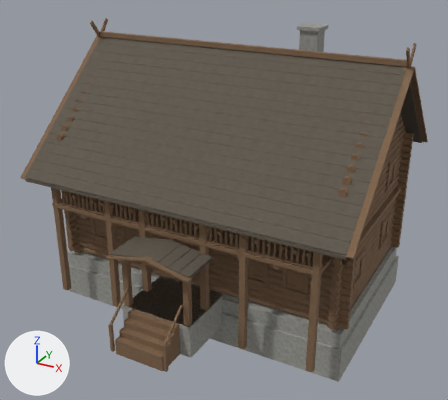
Two versions of the glTF model assets/buildings/forest-city-v1/t1.glb, one commit apart.
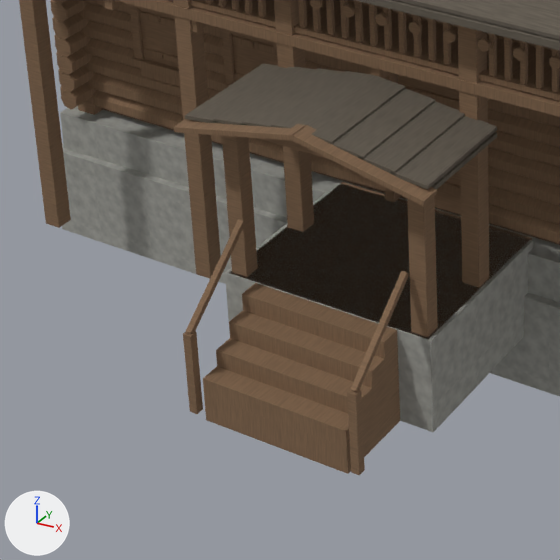
Each version appears first whole from a 50 mm camera at (12.2, -21.71, 14.9) aimed at (0.52, -0.48, 4.29), and next in a close-up on the part from 11% to 52% of the width and 54% to 100% of the height. The axes (+X, +Y, +Z) are drawn at lower left. The lights are the same throughout. The first two pictures are the older version. Where no turn or scale is listed for an object, it has been applied to the vertices. Vertices at exactly the same position are counted once.

Names of what the first close-up shows: 'T1_entry_step', 'T1_foundation', 'T1_frame', 'T1_gable', 'T1_gallery', 'T1_gallery.001', 'T1_porch', 'T1_porch.001', 'T1_railing', 'T1_roof', 'T1_shell', 'T1_shutter' and 3 more.
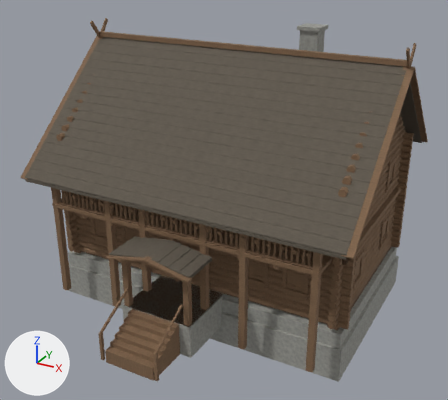
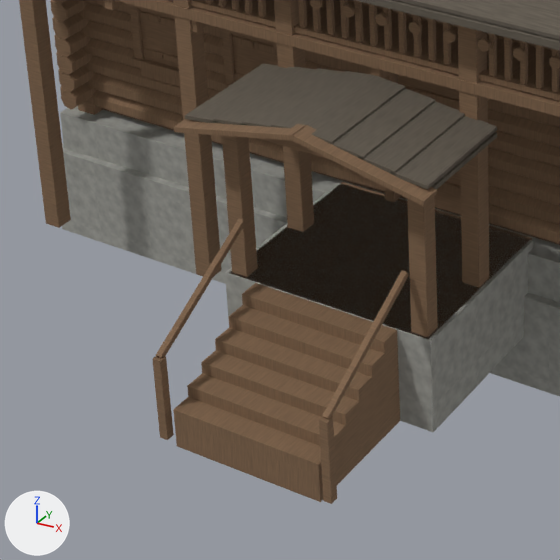
Location of each change, (x1, y1, x2, y2) in pixels of the close-ups (560 x 560 px; the box of a moved part takes in the faces that stretch with it):
'T1_entry_step', reshaped (15% wider, 15% taller): before (203, 283, 400, 474); after (173, 283, 400, 502)
'T1_railing', reshaped: before (171, 0, 560, 475); after (152, 0, 560, 504)
part 1 of me_t1_entry_step, built on: before (203, 310, 384, 474); after (173, 305, 384, 502)
part 2 of me_t1_railing, moved or reshaped: before (183, 331, 203, 414); after (152, 356, 174, 440)
part 3 of me_t1_railing, moved or reshaped: before (347, 389, 365, 475); after (319, 417, 337, 504)
part 4 of me_t1_railing, moved or reshaped: before (186, 219, 246, 333); after (156, 219, 246, 358)
part 5 of me_t1_railing, moved or reshaped: before (351, 271, 409, 392); after (322, 270, 409, 419)

Edits to the bpy script that builds the scene:
```text
Change me_t1_entry_step:
    used by ob_t1_entry_step; location = (0.0, 0.0, 0.0)
    remove me_t1_entry_step.from_pydata(...)  # 26 vertices, 48 faces; spans x -1.1..1.1, y -6.3..-5.1, z -0.4..1.0
    add me_t1_entry_step.from_pydata(...)  # 38 vertices, 72 faces; spans x -1.1..1.1, y -6.9..-5.1, z -0.4..1.0
    me_t1_entry_step part 1
    2 vertices are removed from x -1.1..1.1, y -6.0, z 0.25
    14 faces are deleted
    4 vertices in x -1.1..1.1, y -5.7..-5.4, z 0.75 move by (0.0, 0.0, 0.08)
    4 vertices move from x -1.1..1.1, y -6.3..-5.7, z 0.25..0.5 to x -1.1..1.1, y -6.3..-5.7, z 0.5..0.67
    14 vertices are added at x -1.1..1.1, y -6.9..-6.0, z -0.4..0.67
    38 new faces join them
Change me_t1_railing:
    used by ob_t1_railing; location = (0.0, 0.0, 0.0)
    remove me_t1_railing.from_pydata(...)  # 400 vertices, 600 faces; spans x -6.1..6.1, y -6.36..-3.58, z -0.3..5.0
    add me_t1_railing.from_pydata(...)  # 400 vertices, 600 faces; spans x -6.1..6.1, y -6.96..-3.58, z -0.3..5.0
    me_t1_railing part 2: the loose piece of 8 vertices spanning x -1.31..-1.19, y -6.36..-6.24, z -0.3..0.9 is moved by (0.0, -0.6, 0.0)
    me_t1_railing part 3: the loose piece of 8 vertices spanning x 1.19..1.31, y -6.36..-6.24, z -0.3..0.9 is moved by (0.0, -0.6, 0.0)
    me_t1_railing part 4
    me_t1_railing.vertices[368].co: (-1.29, -6.27, 0.87) -> (-1.29, -6.88, 0.87)
    me_t1_railing.vertices[369].co: (-1.21, -6.27, 0.87) -> (-1.21, -6.88, 0.87)  # pixel (193, 334) -> pixel (163, 360)
    me_t1_railing.vertices[370].co: (-1.21, -6.33, 0.93) -> (-1.21, -6.92, 0.93)  # pixel (190, 332) -> pixel (160, 357)
    me_t1_railing.vertices[371].co: (-1.29, -6.33, 0.93) -> (-1.29, -6.92, 0.93)  # pixel (185, 330) -> pixel (155, 355)
    me_t1_railing.vertices[372].co: (-1.29, -5.07, 1.87) -> (-1.29, -5.08, 1.87)
    me_t1_railing.vertices[373].co: (-1.21, -5.07, 1.87) -> (-1.21, -5.08, 1.87)  # pixel (245, 222) -> pixel (245, 223)
    me_t1_railing.vertices[374].co: (-1.21, -5.13, 1.93) -> (-1.21, -5.12, 1.93)  # pixel (243, 220)
    me_t1_railing.vertices[375].co: (-1.29, -5.13, 1.93) -> (-1.29, -5.12, 1.93)  # pixel (238, 219) -> pixel (238, 218)
    me_t1_railing part 5
    me_t1_railing.vertices[384].co: (1.21, -6.27, 0.87) -> (1.21, -6.88, 0.87)
    me_t1_railing.vertices[385].co: (1.29, -6.27, 0.87) -> (1.29, -6.88, 0.87)  # pixel (358, 393) -> not seen
    me_t1_railing.vertices[386].co: (1.29, -6.33, 0.93) -> (1.29, -6.92, 0.93)  # pixel (355, 391) -> pixel (327, 417)
    me_t1_railing.vertices[387].co: (1.21, -6.33, 0.93) -> (1.21, -6.92, 0.93)  # pixel (350, 389) -> pixel (322, 415)
    me_t1_railing.vertices[388].co: (1.21, -5.07, 1.87) -> (1.21, -5.08, 1.87)  # pixel (403, 272) -> not seen
    me_t1_railing.vertices[389].co: (1.29, -5.07, 1.87) -> (1.29, -5.08, 1.87)  # pixel (409, 274) -> pixel (408, 275)
    me_t1_railing.vertices[390].co: (1.29, -5.13, 1.93) -> (1.29, -5.12, 1.93)  # pixel (406, 272) -> pixel (407, 271)
    me_t1_railing.vertices[391].co: (1.21, -5.13, 1.93) -> (1.21, -5.12, 1.93)  # pixel (401, 270)
```
